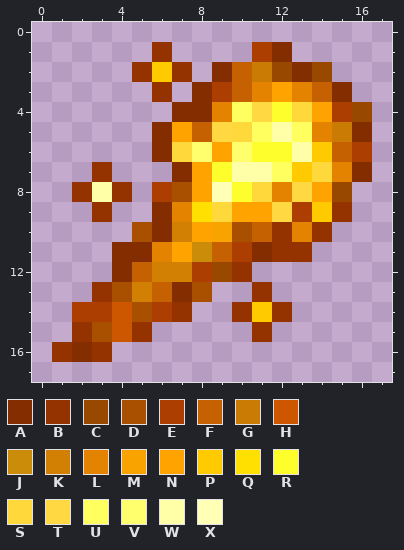
Pixel-art sprite -- src/main/resources/assets/spells_and_shields/textures/spell/fire_ball.png. Above: the version before the commit.
The file is 18x18 pixels. Colours within 5 levels of each other are drawn and written as one.
Palette (. is transparent): A #842d00  B #953300  C #994800  D #a84f00  E #ab3e00  F #c56100  G #ca7b03  H #cd5600  J #ca8c09  K #d28003  L #e38300  M #f8a300  N #ffa300  P #ffcb00  Q #ffe000  R #fffe2d  S #ffd83b  T #ffd842  U #ffff5f  V #ffff6e  W #ffffa8  X #ffffb5
Pixels before, first column x 1:
 1 .....B....EA....
 2 ....BPB.AFGCAC..
 3 .....B.AEFLNLFA.
 4 ......AALUTRSNEC
 5 .....ANFTSUWULGA
 6 .....ASVNVRRWPFE
 7 ..B...ANRWWUPSLA
 8 .BWB.EDNXRSLTNC.
 9 ..B..ALQSNNTEPB.
10 ....DAKNMDFBLB..
11 ...AALNJFEABB...
12 ...AFKKECB......
13 ..BDKFAD..B.....
14 .EEHDEB..BPB....
15 .BDHB.....B.....
16 BAB.............
The same view after the edit:
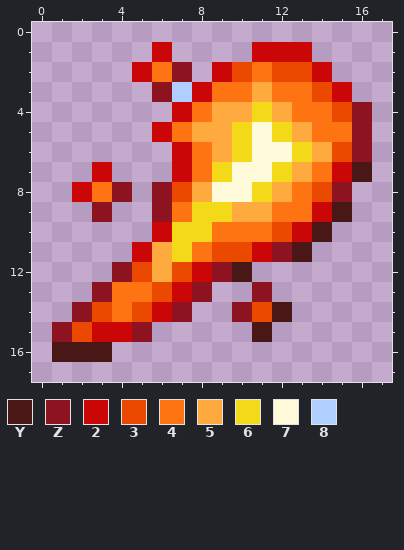
Colours new in this view: Y #4a1717  Z #8d1320  2 #ca0606  3 #eb4900  4 #ff7412  5 #ffaa3f  6 #f4d919  7 #fffad9  8 #b0ceff
Difference:
Changed rows in their new state; - is an unchanged pixel.
first column x 1:
 1 -----2----222---
 2 ----24Z-234332--
 3 -----Z824454432-
 4 ------245565443Z
 5 -----2455676544Z
 6 -----.245677653Z
 7 --2---246776542Y
 8 -24Z-Z35776543Z-
 9 --Z--Z46655442Y-
10 ----.26644432Y--
11 ---.2564332ZY---
12 ---Z3532ZY------
13 --Z4432Z--Z-----
14 -Z3432Z--Z3Y----
15 Z322Z-----Y-----
16 YYY-------------
